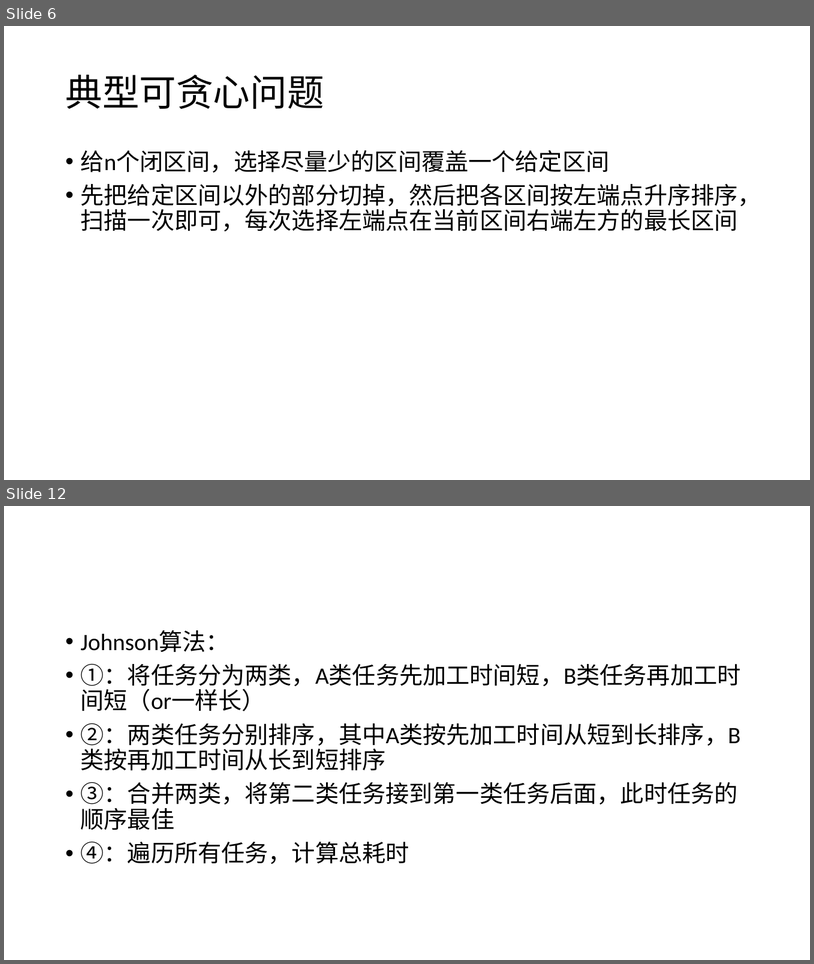
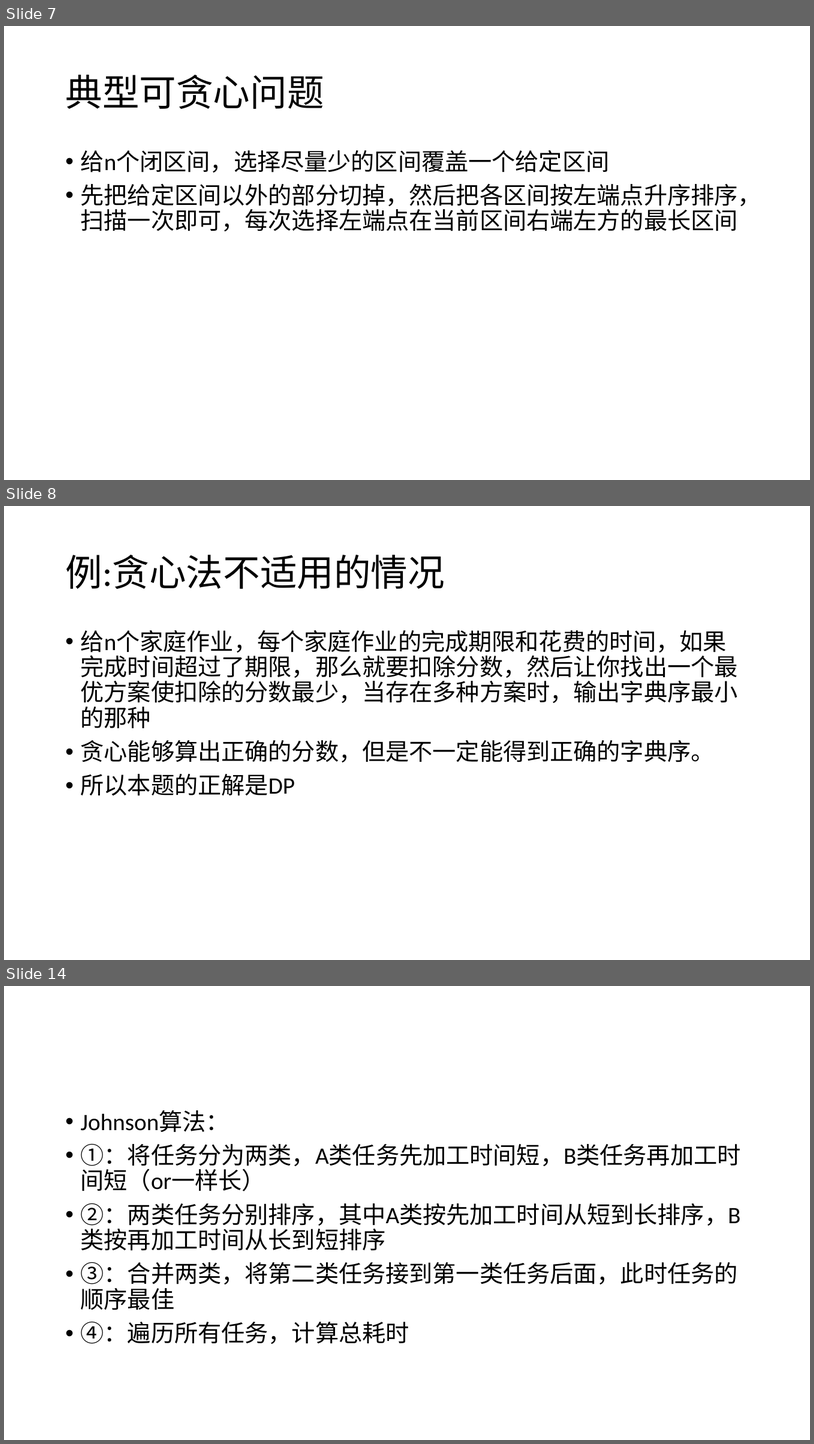
Before and after one commit to plus7wist/accepted-codes, a slide deck: notes/贪心.pptx. Shown one above the other, each under a label of ours: slides 6 and 12 before the commit, slides 7, 8 and 14 after it; the slides between them are not shown. The pictures are 814x964 and 814x1444 pixels, drawn with LibreOffice and Linux fonts; fonts in the diff are those of the drawing. Boxes give left, top, right and bottom in pixels: in the first picture for what was removed or moved away, otherwise in the second. Text is boxed around its words. In the diff, an @@ line names an element or a change of style, - is before the commit and + after.

```diff
--- a/notes/贪心.pptx
+++ b/notes/贪心.pptx
@@ slide 8 added at box(4, 506, 810, 960), background #FFFFFF @@
@@ title added at box(65, 555, 444, 589), 44 pt, text #000000 @@
+例:贪心法不适用的情况
@@ text added at box(81, 630, 738, 795), 28 pt, text #000000 @@
+• 给n个家庭作业，每个家庭作业的完成期限和花费的时间，如果完成时间超过了期限，那么就要扣除分数，然后让你找出一个最优方案使扣除的分数最少，当存在多种方案时，输出字典序最小的那种
+• 贪心能够算出正确的分数，但是不一定能得到正确的字典序。
+• 所以本题的正解是DP
@@ what was slide 6 is now slide 7 @@
@@ what was slide 12 is now slide 14 @@
```
Also in this commit, not shown: 3 slides changed, 3 other slides added, 2 slides removed, 5 other files.
